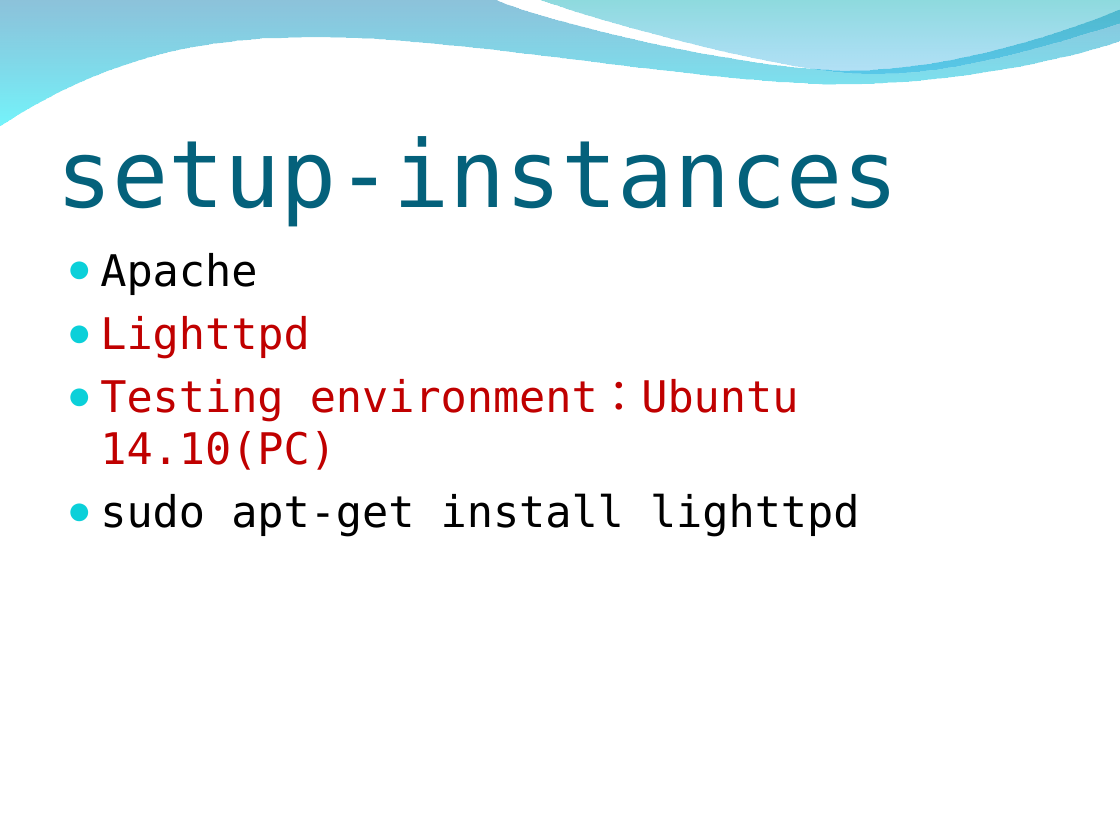
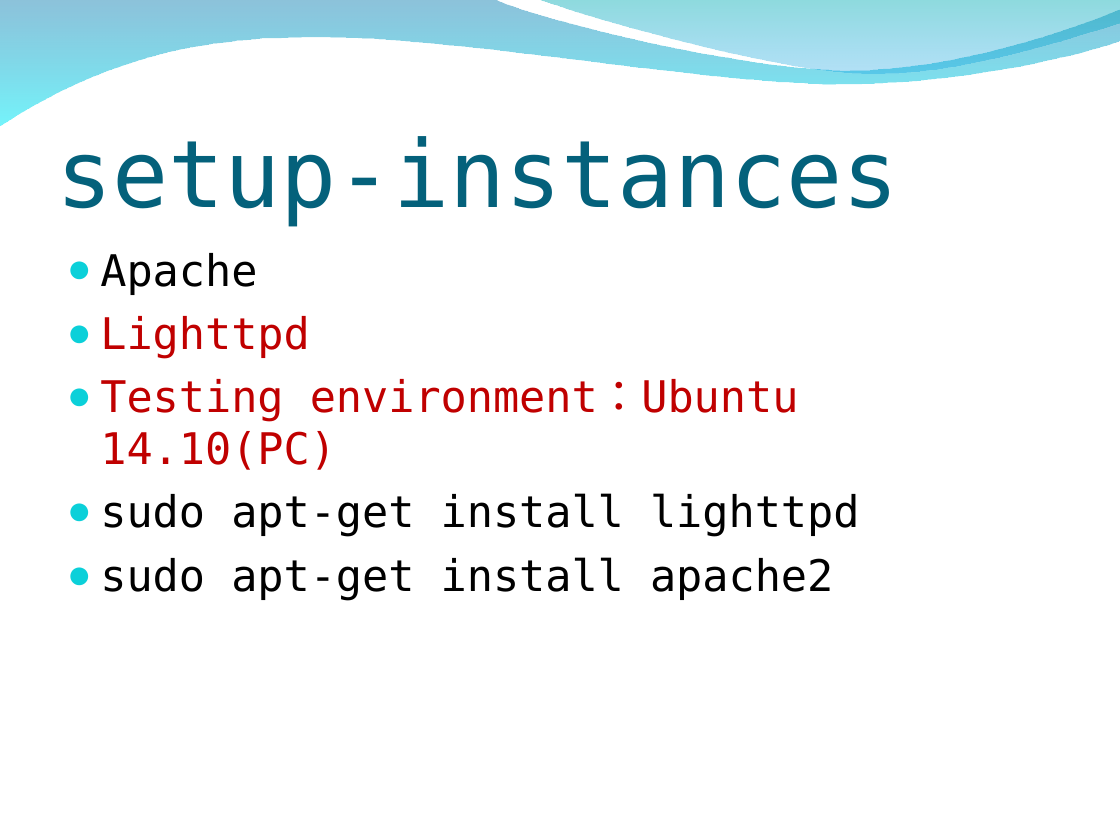
Before and after one commit to peter279k/regular_meeting, a slide deck: slide 37 of Proot.ppt. Drawn at 1120x840 pixels with LibreOffice and Linux fonts; fonts in the diff are those of the drawing; background and template pictures are left out. Boxes give left, top, right and bottom in pixels: in the first picture for what was removed or moved away, otherwise in the second. Text is boxed around its words. In the diff, an @@ line names an element or a change of style, - is before the commit and + after.

```diff
--- a/Proot.ppt
+++ b/Proot.ppt
@@ text at <box>100,557,833,601</box>: paragraph added @@
+● sudo apt-get install apache2
```
Also in this commit, not shown: 1 other slide changed.
